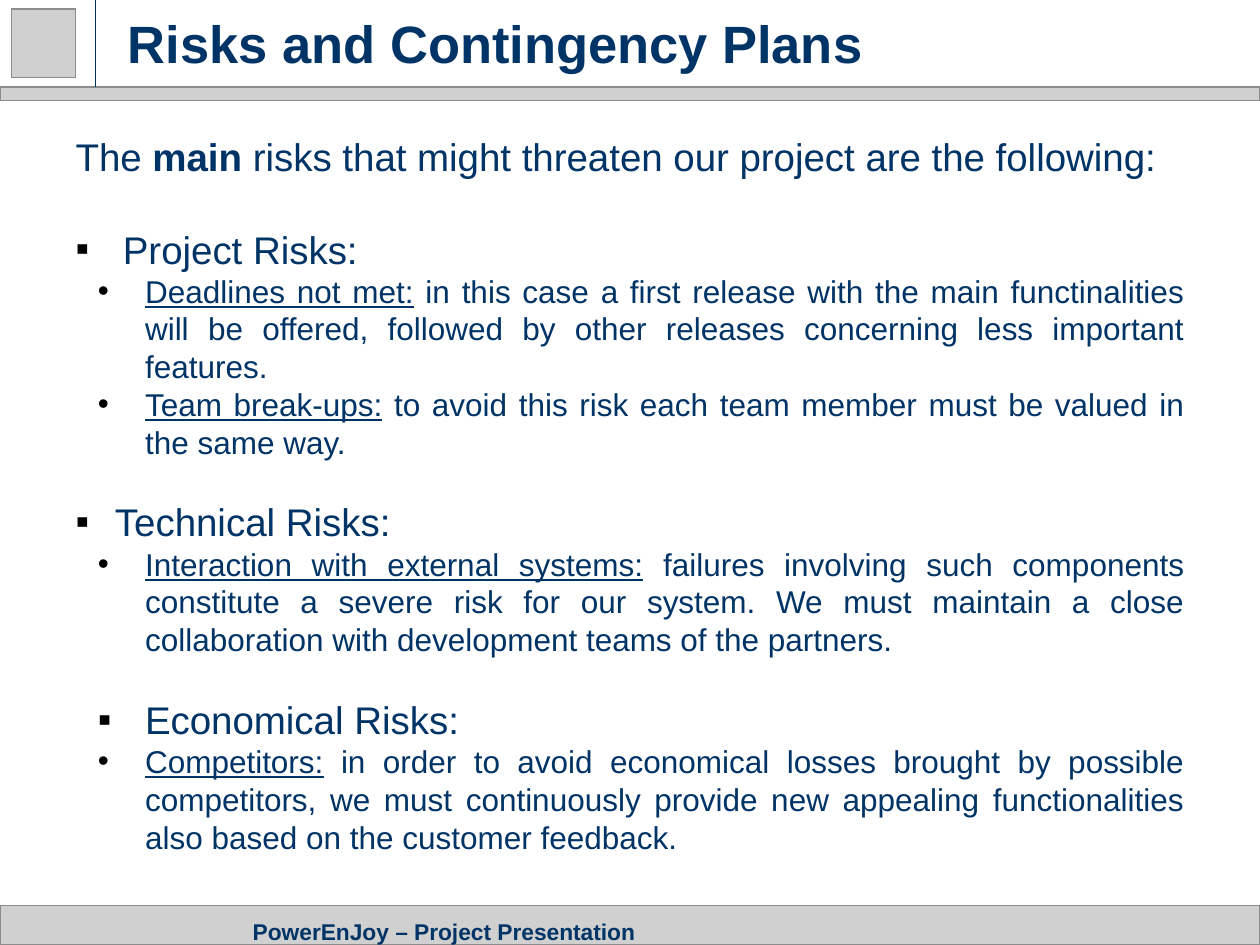
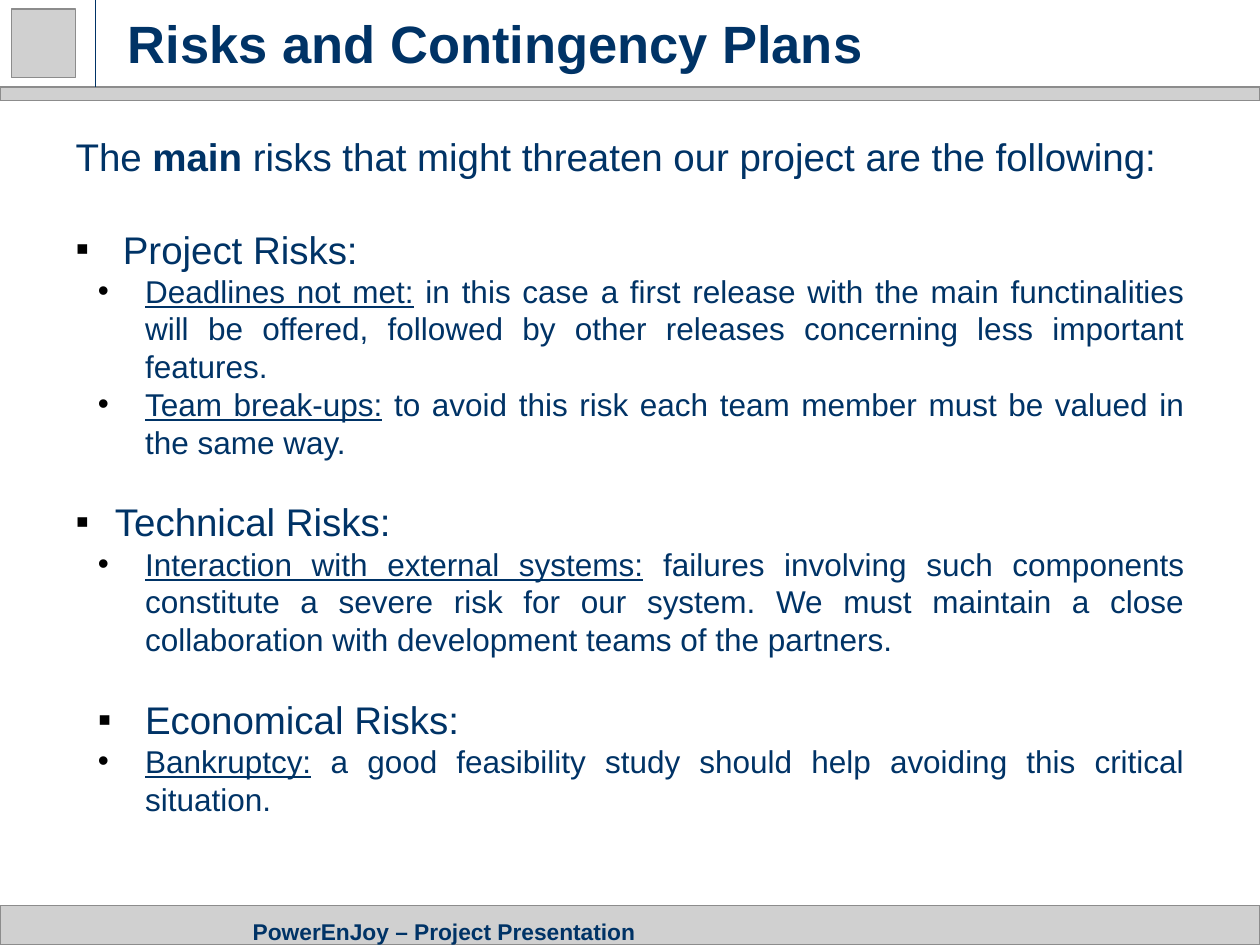
Before and after one commit to GiovanniScotti/PowerEnjoy-SEII-Project-Scotti-Trabucchi, a slide deck: slide 9 of Project Presentation.pptx. Drawn at 1260x945 pixels with LibreOffice and Linux fonts; fonts in the diff are those of the drawing; grey boxes stand for pictures. Boxes give left, top, right and bottom in pixels: in the first picture for what was removed or moved away, otherwise in the second. Text is boxed around its words. In the diff, an @@ line names an element or a change of style, - is before the commit and + after.

Commit message:
Adds minor changes to presentation

```diff
--- a/Project Presentation.pptx
+++ b/Project Presentation.pptx
@@ text at (x1=145, y1=750, x2=1184, y2=812): text changed @@
-• Competitors: in order to avoid economical losses brought by possible competitors, we must continuously provide new appealing functionalities also based on the customer feedback.
+• Bankruptcy: a good feasibility study should help avoiding this critical situation.
```
